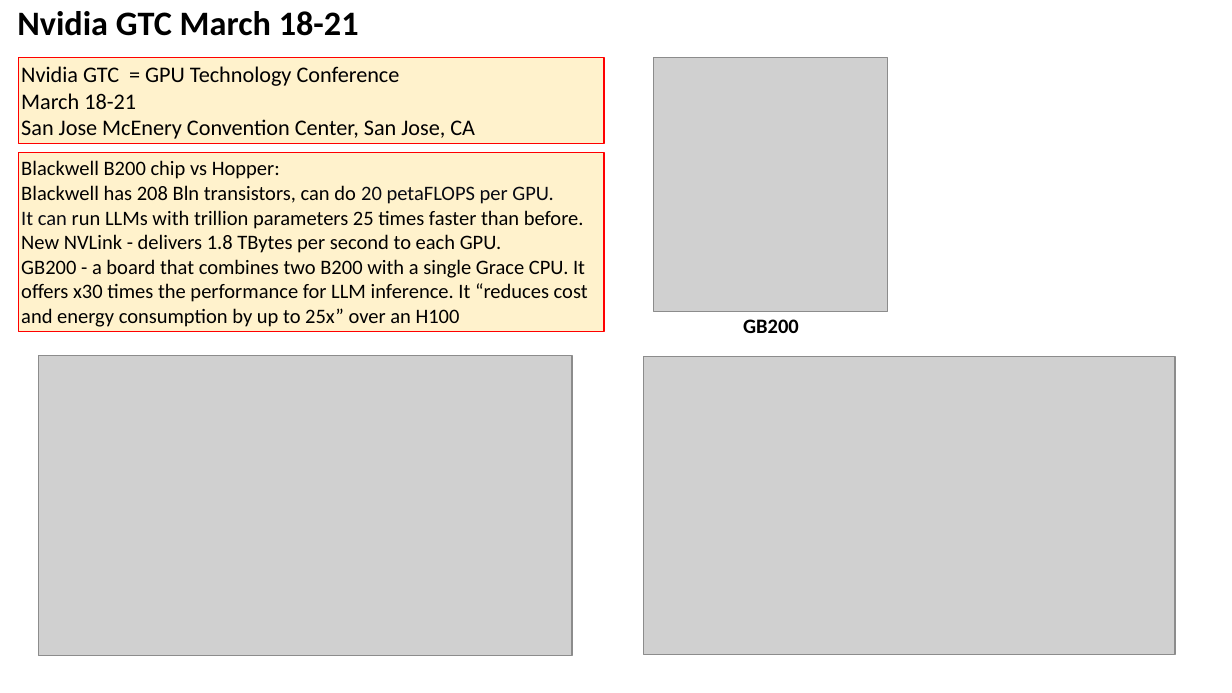
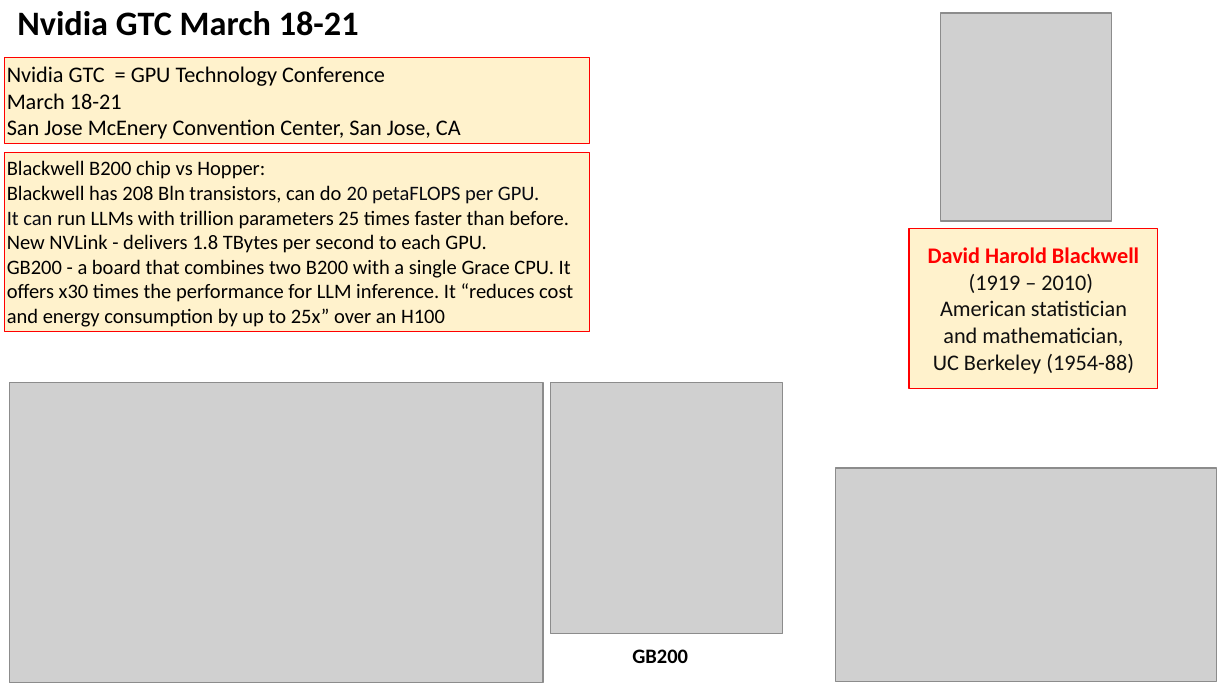
Before and after one commit to lselector/seminar, a slide deck: slide 2 of 2024/2024-03-22-AI-Updates.pptx. Drawn at 1232x693 pixels with LibreOffice and Linux fonts; fonts in the diff are those of the drawing; grey boxes stand for pictures. Boxes give left, top, right and bottom in pixels: in the first picture for what was removed or moved away, otherwise in the second. Text is boxed around its words. In the diff, an @@ line names an element or a change of style, - is before the commit and + after.

Commit message:
update

```diff
--- a/2024/2024-03-22-AI-Updates.pptx
+++ b/2024/2024-03-22-AI-Updates.pptx
@@ picture added at (941, 14, 1112, 222) @@
@@ rectangle "Nvidia GTC = GPU Technology ...": place and size @@
-rectangle "Nvidia GTC = GPU Technology ..." at (18, 58, 604, 144)
+rectangle "Nvidia GTC = GPU Technology ..." at (5, 58, 590, 144)
@@ picture removed at (653, 58, 887, 312) @@
@@ rectangle "Blackwell B200 chip vs Hopper:": place and size @@
-rectangle "Blackwell B200 chip vs Hopper:" at (18, 153, 604, 331)
+rectangle "Blackwell B200 chip vs Hopper:" at (5, 153, 590, 331)
@@ rectangle added at (909, 229, 1158, 389), fill #FFF2CC, outline #FF0000 0.75 pt, 13 pt, text #0F0F0F @@
+David Harold Blackwell
+(1919 – 2010)
+American statistician and mathematician,
+UC Berkeley (1954-88)
@@ picture: place and size @@
-picture at (38, 356, 572, 657)
+picture at (10, 382, 543, 683)
@@ picture added at (551, 382, 782, 633) @@
@@ picture: place and size @@
-picture at (644, 357, 1175, 655)
+picture at (835, 468, 1216, 681)
@@ text "GB200": place and size @@
-text "GB200" at (743, 319, 799, 333)
+text "GB200" at (632, 649, 688, 663)
```
Also in this commit, not shown: 1 other slide changed.
